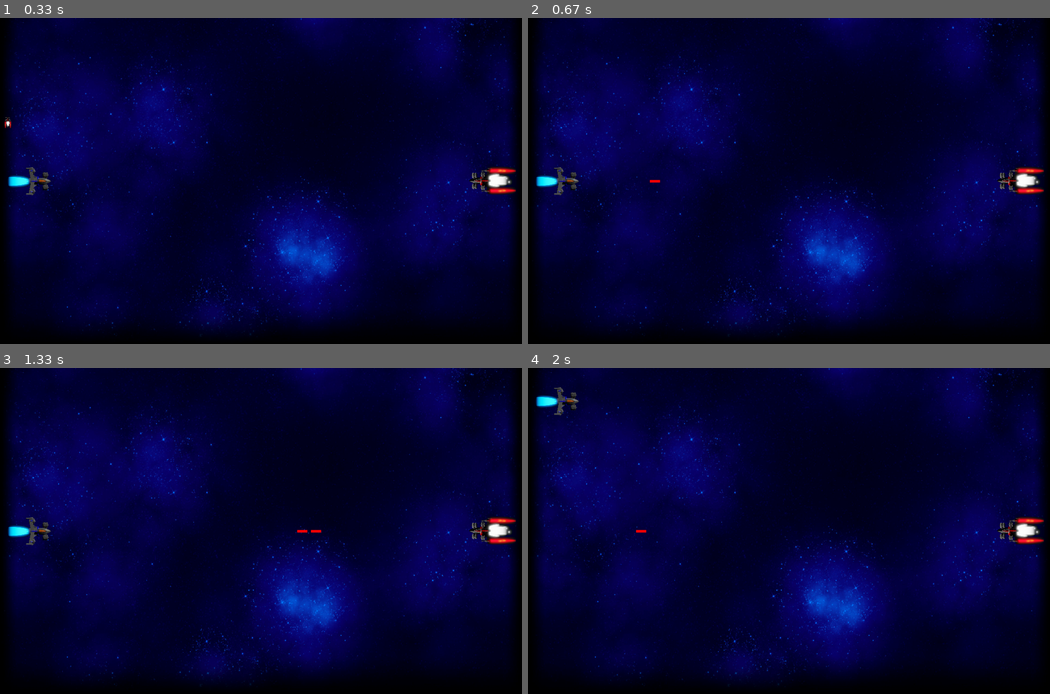
Above: before the commit, frames 1-4 (two rows, left to right).
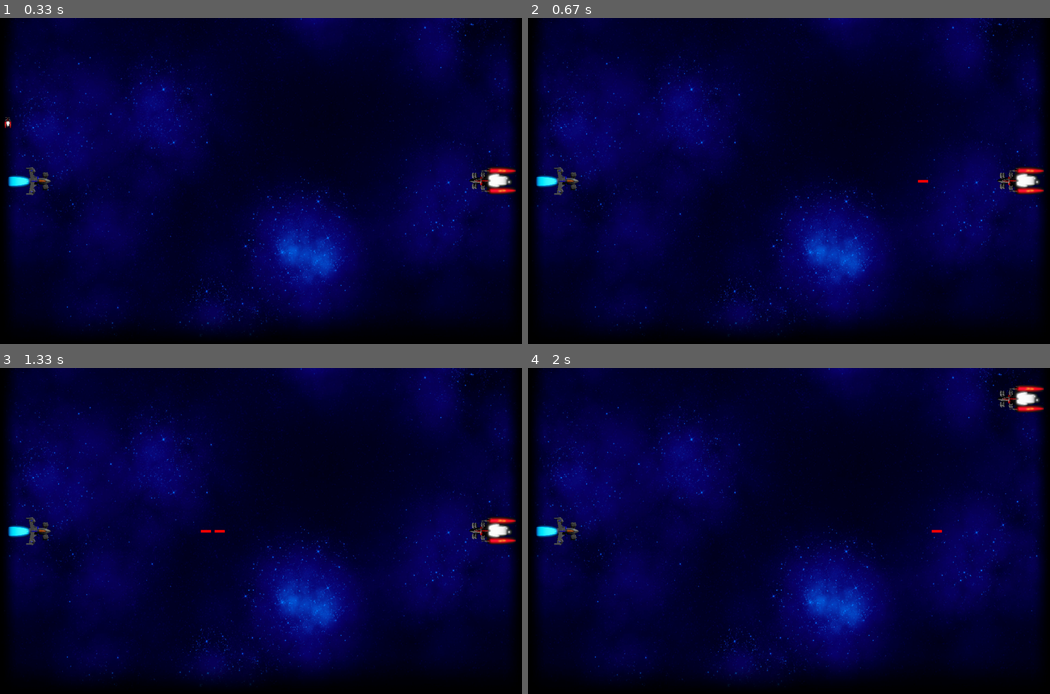
Above: after the commit, the same moments.

Repository: dunglv202/pygame_btl
Game: pygame game, started from main.py
The game is run twice, just before and just after one commit, with the same random seed, the same clock (stepped at 60 frames per second) and the same inputs.
Inputs:
- Up to frame 1 (0.33 s): no input
- Up to frame 2 (0.67 s): tap Enter at 0.33 s
- Up to frame 3 (1.33 s): tap Shift at 0.67 s
- Up to frame 4 (2 s): hold Up 1.5-1.97 s

Frame 1 is identical in both runs. In frame 2, less than 0.1% of the frame differs, in the area x 23-77%, y 49-51%; in frame 3, less than 0.1%; in frame 4, 1.7%, in the area x 1-99%, y 5-55%.

Commit message:
change movement keys, max bullet

Diff:
--- a/constant.py
+++ b/constant.py
@@ -1,3 +1,5 @@
 FPS = 80
 WINDOW_WIDTH = 1024
 WINDOW_HEIGHT = 640
+
+MAX_CONCURRENT_BULLET = 3
--- a/craft.py
+++ b/craft.py
@@ -1,6 +1,6 @@
 from os import path
 import pygame
-from constant import WINDOW_HEIGHT, WINDOW_WIDTH
+from constant import MAX_CONCURRENT_BULLET, WINDOW_HEIGHT, WINDOW_WIDTH
 from direction import Direction
 from pygame import Rect
 from bullet import Bullet
@@ -37,7 +37,7 @@
 
     def fire(self, bullet_group: pygame.sprite.Group):
         print("Fired!")
-        if self.alive() and len(self.bullets) < 5:
+        if self.alive() and len(self.bullets) < MAX_CONCURRENT_BULLET:
             new_bullet = Bullet(self.direction, self.rect.center)
             self.bullets.append(new_bullet)
             bullet_group.add(new_bullet)
--- a/space_shooting.py
+++ b/space_shooting.py
@@ -21,13 +21,13 @@
             image='craft_blue.png',
             direction=Direction.TO_RIGHT,
             bound=pygame.Rect(0, 0, width/2, height),
-            controls={'up': K_UP, 'down': K_DOWN, 'left': K_LEFT, 'right': K_RIGHT, 'fire': K_RETURN}
+            controls={'up': K_w, 'down': K_s, 'left': K_a, 'right': K_d, 'fire': K_LSHIFT}
         )
         self.red_craft = Craft(
             image='craft_red.png',
             direction=Direction.TO_LEFT,
             bound=pygame.Rect(width/2, 0, width/2, height),
-            controls={'up': K_w, 'down': K_s, 'left': K_a, 'right': K_d, 'fire': K_LSHIFT}
+            controls={'up': K_UP, 'down': K_DOWN, 'left': K_LEFT, 'right': K_RIGHT, 'fire': K_RETURN}
         )
         self.craft_group = pygame.sprite.Group()
         self.craft_group.add(self.blue_craft)
